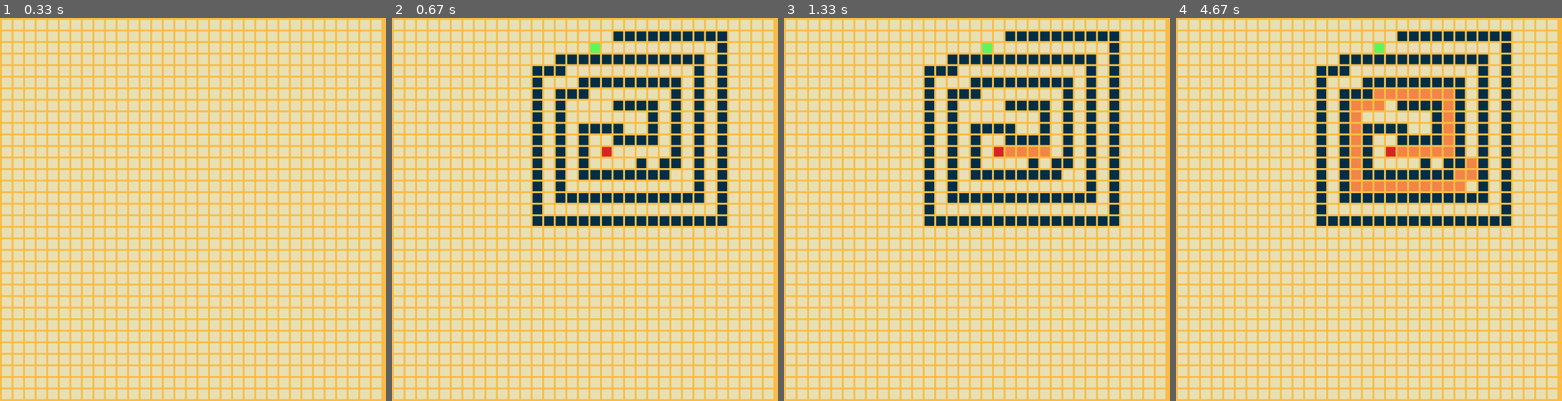
Above: before the commit, frames 1-4 (left to right).
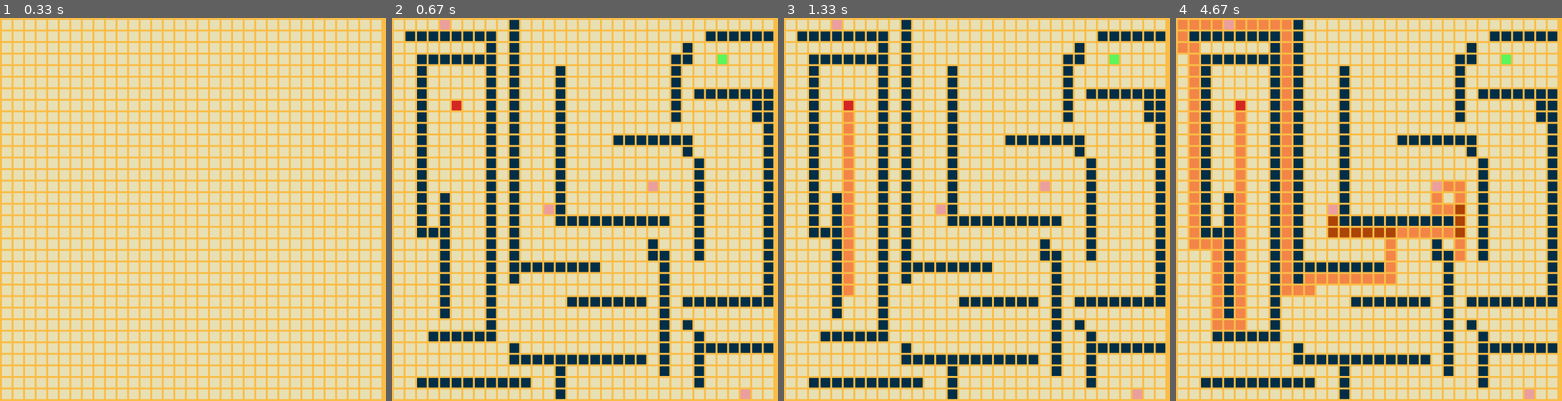
Above: after the commit, the same moments.

Repository: quoclanguyen/AI_Algo_MazePuzzle
Game: pygame game, started from main.py
Same seed, same stepped clock (60 frames per second), same inputs: the game is played once before the commit and once after it.
Inputs (mouse positions are in pixels of both pictures, inside the frame that each line leads up to):
- Up to frame 1 (0.33 s): no input
- Up to frame 2 (0.67 s): hold L from 0.33 s (still down); move the mouse to (681, 224) at 0.37 s
- Up to frame 3 (1.33 s): release L at 0.8 s; tap Enter at 0.83 s
- Up to frame 4 (4.67 s): no input

Frame 1 is identical in both runs. In frame 2, 22% of the frame differs, in the area x 3-99%, y 0-100%; in frame 3, 24%; in frame 4, 32%, in the area x 0-99%, y 0-100%.

Commit message:
Changed directory of mapped maze files

Diff:
--- a/MazeAI.py
+++ b/MazeAI.py
@@ -21,7 +21,7 @@
         ]
         rectList.append((rect, current[0], current[1]))
     for rect in rectList[::-1]:
-        time.sleep(0.1)
+        time.sleep(0.03)
         color = GUI.screen.get_at((rect[0][0] + 4, rect[0][1] + 4))[:3]
         if color == colorData.gridColors[Grid.gpath]:
             pygame.draw.rect(GUI.screen, colorData.darkerPath, rect[0])
@@ -38,6 +38,7 @@
 def a_star_with_key(GUI, Grid):
     start, end = Grid.findSGPoint()
     keys = Grid.findKeys()
+    keys.sort(key = lambda x: heuristics(start, x))
     keys.insert(0, start)
     keys.append(end)
 
@@ -83,7 +84,7 @@
             if temp_g_score < g_score[nei[0]*33 + nei[1]]:
                 came_from[nei] = current
                 g_score[nei[0]*33 + nei[1]] = temp_g_score
-                f_score[nei[0]*33 + nei[1]] = temp_g_score + heuristics(nei, end)
+                f_score[nei[0]*33 + nei[1]] = temp_g_score + heuristics(nei, end)   # f = g + h
                 if nei not in states_history:
                     count += 1
                     states.put((f_score[nei[0]*33 +nei[1]], count, nei))
@@ -94,8 +95,8 @@
     start, end = Grid.findSGPoint()
     Grid.generateNeighbors()
     count = 0
-    states = PriorityQueue()
-    states.put((count, start))
+    states = []
+    states.append(([start], start))
     states_history = {start}
     came_from = {}
 
@@ -106,7 +107,8 @@
             move(Grid, came_from, end)
             return True
         for nei in Grid.neighbors[current[0]*33 + current[1]]: # grid around current point
-            pass
+            came_from[nei] = current
+
 
 
     return False
--- a/MazeGUI.py
+++ b/MazeGUI.py
@@ -25,9 +25,9 @@
         if key == pygame.K_ESCAPE:
             pygame.quit()
         if key == pygame.K_s:
-            self.grid.save('savedMaze.txt')
+            self.grid.save('.\maze\savedMaze.txt')
         if key == pygame.K_l:
-            self.grid.load('defaultMaze.txt')
+            self.grid.load('.\maze\defaultMaze.txt')
         if key == pygame.K_f:
             self.grid.fillWall()
         if key == pygame.K_r:
--- a/defaultMaze.txt
+++ /dev/null
@@ -1,33 +0,0 @@
-0 0 0 0 0 0 0 0 0 0 0 0 0 0 0 0 0 0 0 0 0 0 0 0 0 0 0 0 0 0 0 0 0
-0 0 0 0 0 0 0 0 0 0 0 0 0 0 0 0 0 0 0 1 1 1 1 1 1 1 1 1 1 0 0 0 0
-0 0 0 0 0 0 0 0 0 0 0 0 0 0 0 0 0 3 0 0 0 0 0 0 0 0 0 0 1 0 0 0 0
-0 0 0 0 0 0 0 0 0 0 0 0 0 0 1 1 1 1 1 1 1 1 1 1 1 1 1 0 1 0 0 0 0
-0 0 0 0 0 0 0 0 0 0 0 0 1 1 1 0 0 0 0 0 0 0 0 0 0 0 1 0 1 0 0 0 0
-0 0 0 0 0 0 0 0 0 0 0 0 1 0 0 0 1 1 1 1 1 1 1 1 1 0 1 0 1 0 0 0 0
-0 0 0 0 0 0 0 0 0 0 0 0 1 0 1 1 1 0 0 0 0 0 0 0 1 0 1 0 1 0 0 0 0
-0 0 0 0 0 0 0 0 0 0 0 0 1 0 1 0 0 0 0 1 1 1 1 0 1 0 1 0 1 0 0 0 0
-0 0 0 0 0 0 0 0 0 0 0 0 1 0 1 0 0 0 0 0 0 0 1 0 1 0 1 0 1 0 0 0 0
-0 0 0 0 0 0 0 0 0 0 0 0 1 0 1 0 1 1 1 1 0 0 1 0 1 0 1 0 1 0 0 0 0
-0 0 0 0 0 0 0 0 0 0 0 0 1 0 1 0 1 0 0 1 1 1 1 0 1 0 1 0 1 0 0 0 0
-0 0 0 0 0 0 0 0 0 0 0 0 1 0 1 0 1 0 2 0 0 0 0 0 1 0 1 0 1 0 0 0 0
-0 0 0 0 0 0 0 0 0 0 0 0 1 0 1 0 1 0 0 0 0 1 0 1 1 0 1 0 1 0 0 0 0
-0 0 0 0 0 0 0 0 0 0 0 0 1 0 1 0 1 1 1 1 1 1 1 1 0 0 1 0 1 0 0 0 0
-0 0 0 0 0 0 0 0 0 0 0 0 1 0 1 0 0 0 0 0 0 0 0 0 0 0 1 0 1 0 0 0 0
-0 0 0 0 0 0 0 0 0 0 0 0 1 0 1 1 1 1 1 1 1 1 1 1 1 1 1 0 1 0 0 0 0
-0 0 0 0 0 0 0 0 0 0 0 0 1 0 0 0 0 0 0 0 0 0 0 0 0 0 0 0 1 0 0 0 0
-0 0 0 0 0 0 0 0 0 0 0 0 1 1 1 1 1 1 1 1 1 1 1 1 1 1 1 1 1 0 0 0 0
-0 0 0 0 0 0 0 0 0 0 0 0 0 0 0 0 0 0 0 0 0 0 0 0 0 0 0 0 0 0 0 0 0
-0 0 0 0 0 0 0 0 0 0 0 0 0 0 0 0 0 0 0 0 0 0 0 0 0 0 0 0 0 0 0 0 0
-0 0 0 0 0 0 0 0 0 0 0 0 0 0 0 0 0 0 0 0 0 0 0 0 0 0 0 0 0 0 0 0 0
-0 0 0 0 0 0 0 0 0 0 0 0 0 0 0 0 0 0 0 0 0 0 0 0 0 0 0 0 0 0 0 0 0
-0 0 0 0 0 0 0 0 0 0 0 0 0 0 0 0 0 0 0 0 0 0 0 0 0 0 0 0 0 0 0 0 0
-0 0 0 0 0 0 0 0 0 0 0 0 0 0 0 0 0 0 0 0 0 0 0 0 0 0 0 0 0 0 0 0 0
-0 0 0 0 0 0 0 0 0 0 0 0 0 0 0 0 0 0 0 0 0 0 0 0 0 0 0 0 0 0 0 0 0
-0 0 0 0 0 0 0 0 0 0 0 0 0 0 0 0 0 0 0 0 0 0 0 0 0 0 0 0 0 0 0 0 0
-0 0 0 0 0 0 0 0 0 0 0 0 0 0 0 0 0 0 0 0 0 0 0 0 0 0 0 0 0 0 0 0 0
-0 0 0 0 0 0 0 0 0 0 0 0 0 0 0 0 0 0 0 0 0 0 0 0 0 0 0 0 0 0 0 0 0
-0 0 0 0 0 0 0 0 0 0 0 0 0 0 0 0 0 0 0 0 0 0 0 0 0 0 0 0 0 0 0 0 0
-0 0 0 0 0 0 0 0 0 0 0 0 0 0 0 0 0 0 0 0 0 0 0 0 0 0 0 0 0 0 0 0 0
-0 0 0 0 0 0 0 0 0 0 0 0 0 0 0 0 0 0 0 0 0 0 0 0 0 0 0 0 0 0 0 0 0
-0 0 0 0 0 0 0 0 0 0 0 0 0 0 0 0 0 0 0 0 0 0 0 0 0 0 0 0 0 0 0 0 0
-0 0 0 0 0 0 0 0 0 0 0 0 0 0 0 0 0 0 0 0 0 0 0 0 0 0 0 0 0 0 0 0 0
--- /dev/null
+++ b/maze/defaultMaze.txt
@@ -0,0 +1,33 @@
+0 0 0 0 5 0 0 0 0 0 1 0 0 0 0 0 0 0 0 0 0 0 0 0 0 0 0 0 0 0 0 0 0
+0 1 1 1 1 1 1 1 1 0 1 0 0 0 0 0 0 0 0 0 0 0 0 0 0 0 0 1 1 1 1 1 1
+0 0 0 0 0 0 0 0 1 0 1 0 0 0 0 0 0 0 0 0 0 0 0 0 0 1 0 0 0 0 0 0 0
+0 0 1 1 1 1 1 1 1 0 1 0 0 0 0 0 0 0 0 0 0 0 0 0 1 1 0 0 3 0 0 0 0
+0 0 1 0 0 0 0 0 1 0 1 0 0 0 1 0 0 0 0 0 0 0 0 0 1 0 0 0 0 0 0 0 0
+0 0 1 0 0 0 0 0 1 0 1 0 0 0 1 0 0 0 0 0 0 0 0 0 1 0 0 0 0 0 0 0 0
+0 0 1 0 0 0 0 0 1 0 1 0 0 0 1 0 0 0 0 0 0 0 0 0 1 0 1 1 1 1 1 1 1
+0 0 1 0 0 2 0 0 1 0 1 0 0 0 1 0 0 0 0 0 0 0 0 0 1 0 0 0 0 0 0 1 1
+0 0 1 0 0 0 0 0 1 0 1 0 0 0 1 0 0 0 0 0 0 0 0 0 1 0 0 0 0 0 0 1 1
+0 0 1 0 0 0 0 0 1 0 1 0 0 0 1 0 0 0 0 0 0 0 0 0 0 0 0 0 0 0 0 0 1
+0 0 1 0 0 0 0 0 1 0 1 0 0 0 1 0 0 0 0 1 1 1 1 1 1 1 0 0 0 0 0 0 1
+0 0 1 0 0 0 0 0 1 0 1 0 0 0 1 0 0 0 0 0 0 0 0 0 0 1 0 0 0 0 0 0 1
+0 0 1 0 0 0 0 0 1 0 1 0 0 0 1 0 0 0 0 0 0 0 0 0 0 0 1 0 0 0 0 0 1
+0 0 1 0 0 0 0 0 1 0 1 0 0 0 1 0 0 0 0 0 0 0 0 0 0 0 1 0 0 0 0 0 1
+0 0 1 0 0 0 0 0 1 0 1 0 0 0 1 0 0 0 0 0 0 0 5 0 0 0 1 0 0 0 0 0 1
+0 0 1 0 1 0 0 0 1 0 1 0 0 0 1 0 0 0 0 0 0 0 0 0 0 0 1 0 0 0 0 0 1
+0 0 1 0 1 0 0 0 1 0 1 0 0 5 1 0 0 0 0 0 0 0 0 0 0 0 1 0 0 0 0 0 1
+0 0 1 0 1 0 0 0 1 0 1 0 0 0 1 1 1 1 1 1 1 1 1 1 0 0 1 0 0 0 0 0 1
+0 0 1 1 1 0 0 0 1 0 1 0 0 0 0 0 0 0 0 0 0 0 0 0 0 0 1 0 0 0 0 0 1
+0 0 0 0 1 0 0 0 1 0 1 0 0 0 0 0 0 0 0 0 0 0 1 0 0 0 1 0 0 0 0 0 1
+0 0 0 0 1 0 0 0 1 0 1 0 0 0 0 0 0 0 0 0 0 0 1 1 0 0 1 0 0 0 0 0 1
+0 0 0 0 1 0 0 0 1 0 1 1 1 1 1 1 1 1 0 0 0 0 0 1 0 0 0 0 0 0 0 0 1
+0 0 0 0 1 0 0 0 1 0 1 0 0 0 0 0 0 0 0 0 0 0 0 1 0 0 0 0 0 0 0 0 1
+0 0 0 0 1 0 0 0 1 0 0 0 0 0 0 0 0 0 0 0 0 0 0 1 0 0 0 0 0 0 0 0 1
+0 0 0 0 1 0 0 0 1 0 0 0 0 0 0 1 1 1 1 1 1 1 0 1 0 1 1 1 1 1 1 1 1
+0 0 0 0 1 0 0 0 1 0 0 0 0 0 0 0 0 0 0 0 0 0 0 1 0 0 0 0 0 0 0 0 0
+0 0 0 0 0 0 0 0 1 0 0 0 0 0 0 0 0 0 0 0 0 0 0 1 0 1 0 0 0 0 0 0 0
+0 0 0 1 1 1 1 1 1 0 0 0 0 0 0 0 0 0 0 0 0 0 0 1 0 0 1 0 0 0 0 0 0
+0 0 0 0 0 0 0 0 0 0 1 0 0 0 0 0 0 0 0 0 0 0 0 1 0 0 1 1 1 1 1 1 1
+0 0 0 0 0 0 0 0 0 0 1 1 1 1 1 1 1 1 1 1 1 1 0 1 0 0 1 0 0 0 0 0 0
+0 0 0 0 0 0 0 0 0 0 0 0 0 0 1 0 0 0 0 0 0 0 0 1 0 0 1 0 0 0 0 0 0
+0 0 1 1 1 1 1 1 1 1 1 1 0 0 1 0 0 0 0 0 0 0 0 0 0 0 1 0 0 0 0 0 0
+0 0 0 0 0 0 0 0 0 0 0 0 0 0 1 0 0 0 0 0 0 0 0 0 0 0 0 0 0 0 5 0 0
--- /dev/null
+++ b/maze/savedMaze.txt
@@ -0,0 +1,33 @@
+0 0 0 0 5 0 0 0 0 0 1 0 0 0 0 0 0 0 0 0 0 0 0 0 0 0 0 0 0 0 0 0 0
+0 1 1 1 1 1 1 1 1 0 1 0 0 0 0 0 0 0 0 0 0 0 0 0 0 0 0 1 1 1 1 1 1
+0 0 0 0 0 0 0 0 1 0 1 0 0 0 0 0 0 0 0 0 0 0 0 0 0 1 0 0 0 0 0 0 0
+0 0 1 1 1 1 1 1 1 0 1 0 0 0 0 0 0 0 0 0 0 0 0 0 1 1 0 0 3 0 0 0 0
+0 0 1 0 0 0 0 0 1 0 1 0 0 0 1 0 0 0 0 0 0 0 0 0 1 0 0 0 0 0 0 0 0
+0 0 1 0 0 0 0 0 1 0 1 0 0 0 1 0 0 0 0 0 0 0 0 0 1 0 0 0 0 0 0 0 0
+0 0 1 0 0 0 0 0 1 0 1 0 0 0 1 0 0 0 0 0 0 0 0 0 1 0 1 1 1 1 1 1 1
+0 0 1 0 0 2 0 0 1 0 1 0 0 0 1 0 0 0 0 0 0 0 0 0 1 0 0 0 0 0 0 1 1
+0 0 1 0 0 0 0 0 1 0 1 0 0 0 1 0 0 0 0 0 0 0 0 0 1 0 0 0 0 0 0 1 1
+0 0 1 0 0 0 0 0 1 5 1 0 0 0 1 0 0 0 0 0 0 0 0 0 0 0 0 0 0 0 0 0 1
+0 0 1 0 0 0 0 0 1 0 1 0 0 0 1 0 0 0 0 1 1 1 1 1 1 1 0 0 0 0 0 0 1
+0 0 1 0 0 0 0 0 1 0 1 0 0 0 1 0 0 0 0 0 0 0 0 0 0 1 0 0 0 0 0 0 1
+0 0 1 0 0 0 0 0 1 0 1 0 0 0 1 0 0 0 0 0 0 0 0 0 0 0 1 0 0 0 0 0 1
+0 0 1 0 0 0 0 0 1 0 1 0 0 0 1 0 0 0 0 0 0 0 0 0 0 0 1 0 0 0 0 0 1
+0 0 1 0 0 0 0 0 1 0 1 0 0 0 1 0 0 0 0 0 0 0 0 0 0 0 1 0 0 0 0 0 1
+0 0 1 0 1 0 0 0 1 0 1 0 0 0 1 0 0 0 0 0 0 0 0 0 0 0 1 0 0 0 0 0 1
+0 0 1 0 1 0 0 0 1 0 1 0 0 5 1 0 0 0 0 0 0 0 0 0 0 0 1 0 0 0 0 0 1
+0 0 1 0 1 0 0 0 1 0 1 0 0 0 1 1 1 1 1 1 1 1 1 1 0 0 1 0 0 0 0 0 1
+0 0 1 1 1 0 0 0 1 0 1 0 0 0 0 0 0 0 0 0 0 0 0 0 0 0 1 0 0 0 0 0 1
+0 0 0 0 1 0 0 0 1 0 1 0 0 0 0 0 0 0 0 0 0 0 1 0 0 0 1 0 0 0 0 0 1
+0 0 0 0 1 0 0 0 1 0 1 0 0 0 0 0 0 0 0 0 0 0 1 1 0 0 1 0 0 0 0 0 1
+0 0 0 0 1 0 0 0 1 0 1 1 1 1 1 1 1 1 0 0 0 0 0 1 0 0 0 0 0 0 0 0 1
+0 0 0 0 1 0 0 0 1 0 1 0 0 0 0 0 0 0 0 0 0 0 0 1 0 0 0 0 0 0 0 0 1
+0 0 0 0 1 0 0 0 1 0 0 0 0 0 0 0 0 0 0 0 0 0 0 1 0 0 0 0 0 0 0 0 1
+0 0 0 0 1 0 0 0 1 0 0 0 0 0 0 1 1 1 1 1 1 1 0 1 0 1 1 1 1 1 1 1 1
+0 0 0 0 1 0 0 0 1 0 0 0 0 0 0 0 0 0 0 0 0 0 0 1 0 0 0 0 0 0 0 0 0
+0 0 0 0 0 0 0 0 1 0 0 0 0 0 0 0 0 0 0 0 0 0 0 1 0 1 0 0 0 0 0 0 0
+0 0 0 1 1 1 1 1 1 0 0 0 0 0 0 0 0 0 0 0 0 0 0 1 0 0 1 0 0 0 0 0 0
+0 0 0 0 0 0 0 0 0 0 1 0 0 0 0 0 0 0 0 0 0 0 0 1 0 0 1 1 1 1 1 1 1
+0 0 0 0 0 0 0 0 0 0 1 1 1 1 1 1 1 1 1 1 1 1 0 1 0 0 1 0 0 0 0 0 0
+0 0 0 0 0 0 0 0 0 0 0 0 0 0 1 0 0 0 0 0 0 0 0 1 0 0 1 0 0 0 0 0 0
+0 0 1 1 1 1 1 1 1 1 1 1 0 0 1 0 0 0 0 0 0 0 0 0 0 0 1 0 0 0 0 0 0
+0 0 0 0 0 0 0 0 0 0 0 0 0 0 1 0 0 0 0 0 0 0 0 0 0 0 0 0 0 0 5 0 0
--- a/savedMaze.txt
+++ /dev/null
@@ -1,33 +0,0 @@
-0 0 0 0 0 0 0 0 0 0 0 0 0 0 0 0 0 0 0 0 0 0 0 0 0 0 0 0 0 0 0 0 0
-0 0 0 0 0 0 0 0 0 0 0 0 0 0 0 0 0 0 0 1 1 1 1 1 1 1 1 1 1 0 0 0 0
-0 0 0 0 0 0 0 0 0 0 0 0 0 0 0 0 0 3 0 0 0 0 0 0 0 0 0 0 1 0 0 0 0
-0 0 0 0 0 0 0 0 0 0 0 0 0 0 1 1 1 1 1 1 1 1 1 1 1 1 1 0 1 0 0 0 0
-0 0 0 0 0 0 0 0 0 0 0 0 1 1 1 0 0 0 0 0 0 0 0 0 0 0 1 0 1 0 0 0 0
-0 0 0 0 0 0 0 0 0 0 0 0 1 0 0 0 1 1 1 1 1 1 1 1 1 0 1 0 1 0 0 0 0
-0 0 0 0 0 0 0 0 0 0 0 0 1 0 1 1 1 0 0 0 0 0 0 0 1 0 1 0 1 0 0 0 0
-0 0 0 0 0 0 0 0 0 0 0 0 1 0 1 0 0 0 0 1 1 1 1 0 1 0 1 0 1 0 0 0 0
-0 0 0 0 0 0 0 0 0 0 0 0 1 0 1 0 0 0 0 0 0 0 1 0 1 0 1 0 1 0 0 0 0
-0 0 0 0 0 0 0 0 0 0 0 0 1 0 1 0 1 1 1 1 0 0 1 0 1 0 1 0 1 0 0 0 0
-0 0 0 0 0 0 0 0 0 0 0 0 1 0 1 0 1 0 0 1 1 1 1 0 1 0 1 0 1 0 0 0 0
-0 0 0 0 0 0 0 0 0 0 0 0 1 0 1 0 1 0 2 0 0 0 0 0 1 0 1 0 1 0 0 0 0
-0 0 0 0 0 0 0 0 0 0 0 0 1 0 1 0 1 0 0 0 0 1 0 1 1 0 1 0 1 0 0 0 0
-0 0 0 0 0 0 0 0 0 0 0 0 1 0 1 0 1 1 1 1 1 1 1 1 0 0 1 0 1 0 0 0 0
-0 0 0 0 0 0 0 0 0 0 0 0 1 0 1 0 0 0 0 0 0 0 0 0 0 0 1 0 1 0 0 0 0
-0 0 0 0 0 0 0 0 0 0 0 0 1 0 1 1 1 1 1 1 1 1 1 1 1 1 1 0 1 0 0 0 0
-0 0 0 0 0 0 0 0 0 0 0 0 1 0 0 0 0 0 0 0 0 0 0 0 0 0 0 0 1 0 0 0 0
-0 0 0 0 0 0 0 0 0 0 0 0 1 1 1 1 1 1 1 1 1 1 1 1 1 1 1 1 1 0 0 0 0
-0 0 0 0 0 0 0 0 0 0 0 0 0 0 0 0 0 0 0 0 0 0 0 0 0 0 0 0 0 0 0 0 0
-0 0 0 0 0 0 0 0 0 0 0 0 0 0 0 0 0 0 0 0 0 0 0 0 0 0 0 0 0 0 0 0 0
-0 0 0 0 0 0 0 0 0 0 0 0 0 0 0 0 0 0 0 0 0 0 0 0 0 0 0 0 0 0 0 0 0
-0 0 0 0 0 0 0 0 0 0 0 0 0 0 0 0 0 0 0 0 0 0 0 0 0 0 0 0 0 0 0 0 0
-0 0 0 0 0 0 0 0 0 0 0 0 0 0 0 0 0 0 0 0 0 0 0 0 0 0 0 0 0 0 0 0 0
-0 0 0 0 0 0 0 0 0 0 0 0 0 0 0 0 0 0 0 0 0 0 0 0 0 0 0 0 0 0 0 0 0
-0 0 0 0 0 0 0 0 0 0 0 0 0 0 0 0 0 0 0 0 0 0 0 0 0 0 0 0 0 0 0 0 0
-0 0 0 0 0 0 0 0 0 0 0 0 0 0 0 0 0 0 0 0 0 0 0 0 0 0 0 0 0 0 0 0 0
-0 0 0 0 0 0 0 0 0 0 0 0 0 0 0 0 0 0 0 0 0 0 0 0 0 0 0 0 0 0 0 0 0
-0 0 0 0 0 0 0 0 0 0 0 0 0 0 0 0 0 0 0 0 0 0 0 0 0 0 0 0 0 0 0 0 0
-0 0 0 0 0 0 0 0 0 0 0 0 0 0 0 0 0 0 0 0 0 0 0 0 0 0 0 0 0 0 0 0 0
-0 0 0 0 0 0 0 0 0 0 0 0 0 0 0 0 0 0 0 0 0 0 0 0 0 0 0 0 0 0 0 0 0
-0 0 0 0 0 0 0 0 0 0 0 0 0 0 0 0 0 0 0 0 0 0 0 0 0 0 0 0 0 0 0 0 0
-0 0 0 0 0 0 0 0 0 0 0 0 0 0 0 0 0 0 0 0 0 0 0 0 0 0 0 0 0 0 0 0 0
-0 0 0 0 0 0 0 0 0 0 0 0 0 0 0 0 0 0 0 0 0 0 0 0 0 0 0 0 0 0 0 0 0
